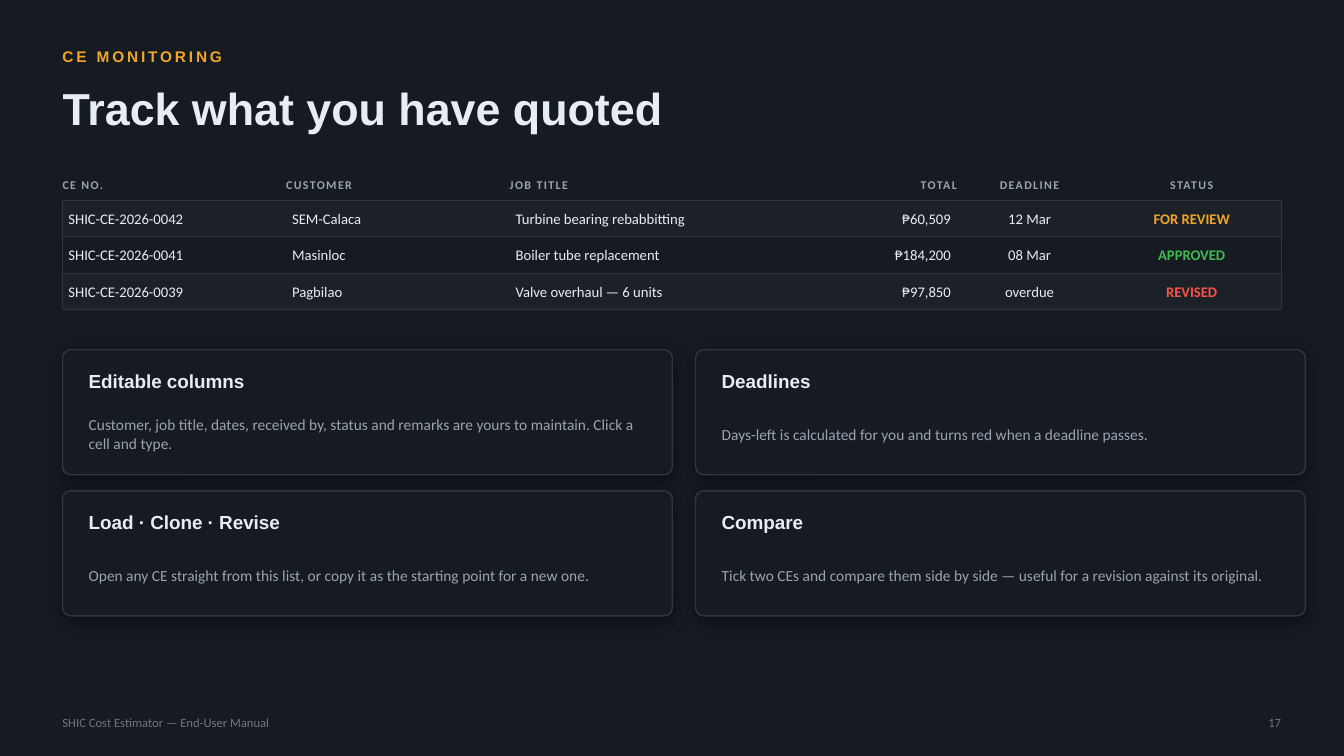
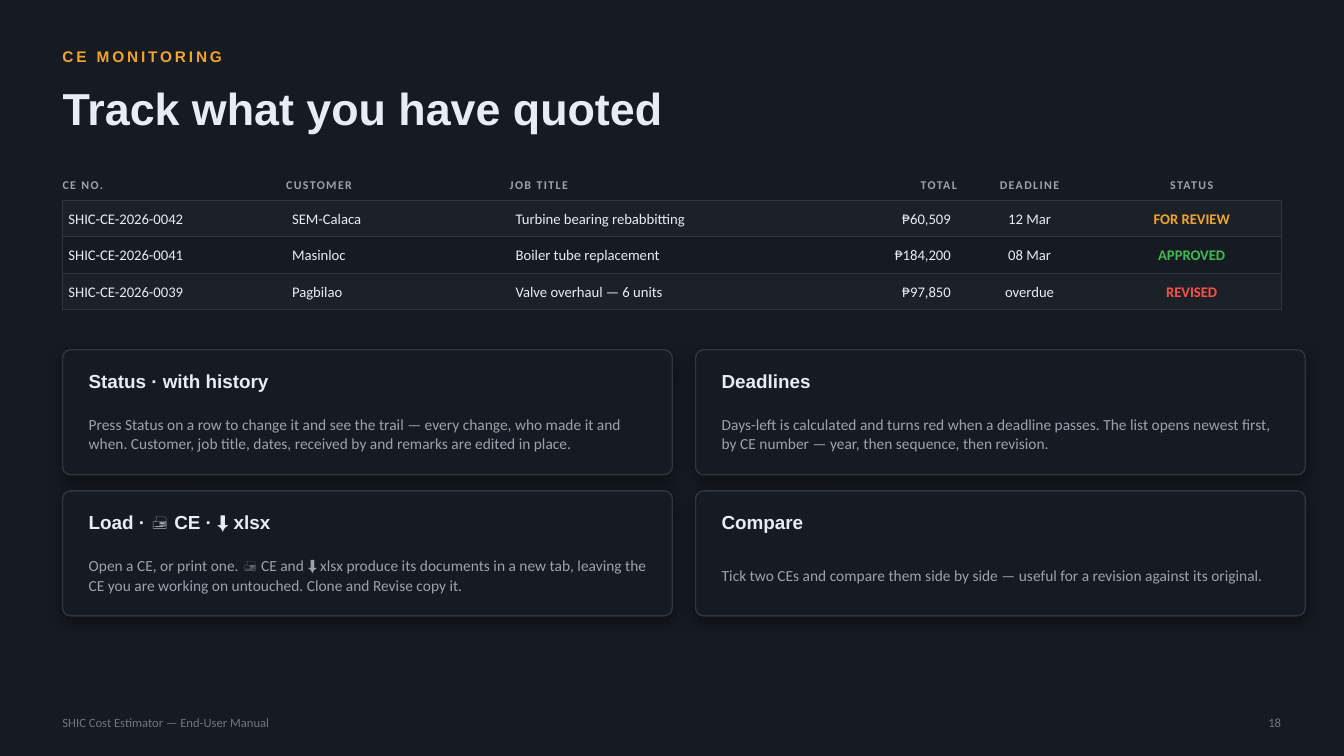
Before and after one commit to SYNERCORE/CostEstimation, a slide deck: slide 18 of docs/SHIC-Cost-Estimator-User-Manual.pptx (slide 17 before the commit). Drawn at 1344x756 pixels with LibreOffice and Linux fonts; fonts in the diff are those of the drawing. Boxes give left, top, right and bottom in pixels: in the first picture for what was removed or moved away, otherwise in the second. Text is boxed around its words. In the diff, an @@ line names an element or a change of style, - is before the commit and + after.

```diff
--- a/docs/SHIC-Cost-Estimator-User-Manual.pptx
+++ b/docs/SHIC-Cost-Estimator-User-Manual.pptx
@@ text at (x1=89, y1=374, x2=269, y2=392): text changed @@
-Editable columns
+Status · with history
@@ text at (x1=89, y1=419, x2=621, y2=452): text changed @@
-Customer, job title, dates, received by, status and remarks are yours to maintain. Click a cell and type.
+Press Status on a row to change it and see the trail — every change, who made it and when. Customer, job title, dates, received by and remarks are edited in place.
@@ text at (x1=722, y1=419, x2=1270, y2=452): text changed @@
-Days-left is calculated for you and turns red when a deadline passes.
+Days-left is calculated and turns red when a deadline passes. The list opens newest first, by CE number — year, then sequence, then revision.
@@ text at (x1=89, y1=515, x2=271, y2=529): text changed @@
-Load · Clone · Revise
+Load · 🖨 CE · ⬇ xlsx
@@ text at (x1=89, y1=560, x2=646, y2=594): text changed @@
-Open any CE straight from this list, or copy it as the starting point for a new one.
+Open a CE, or print one. 🖨 CE and ⬇ xlsx produce its documents in a new tab, leaving the CE you are working on untouched. Clone and Revise copy it.
@@ text at (x1=1268, y1=718, x2=1281, y2=727): text changed @@
-17
+18
```
Also in this commit, not shown: 10 other slides changed, 1 slide added.
